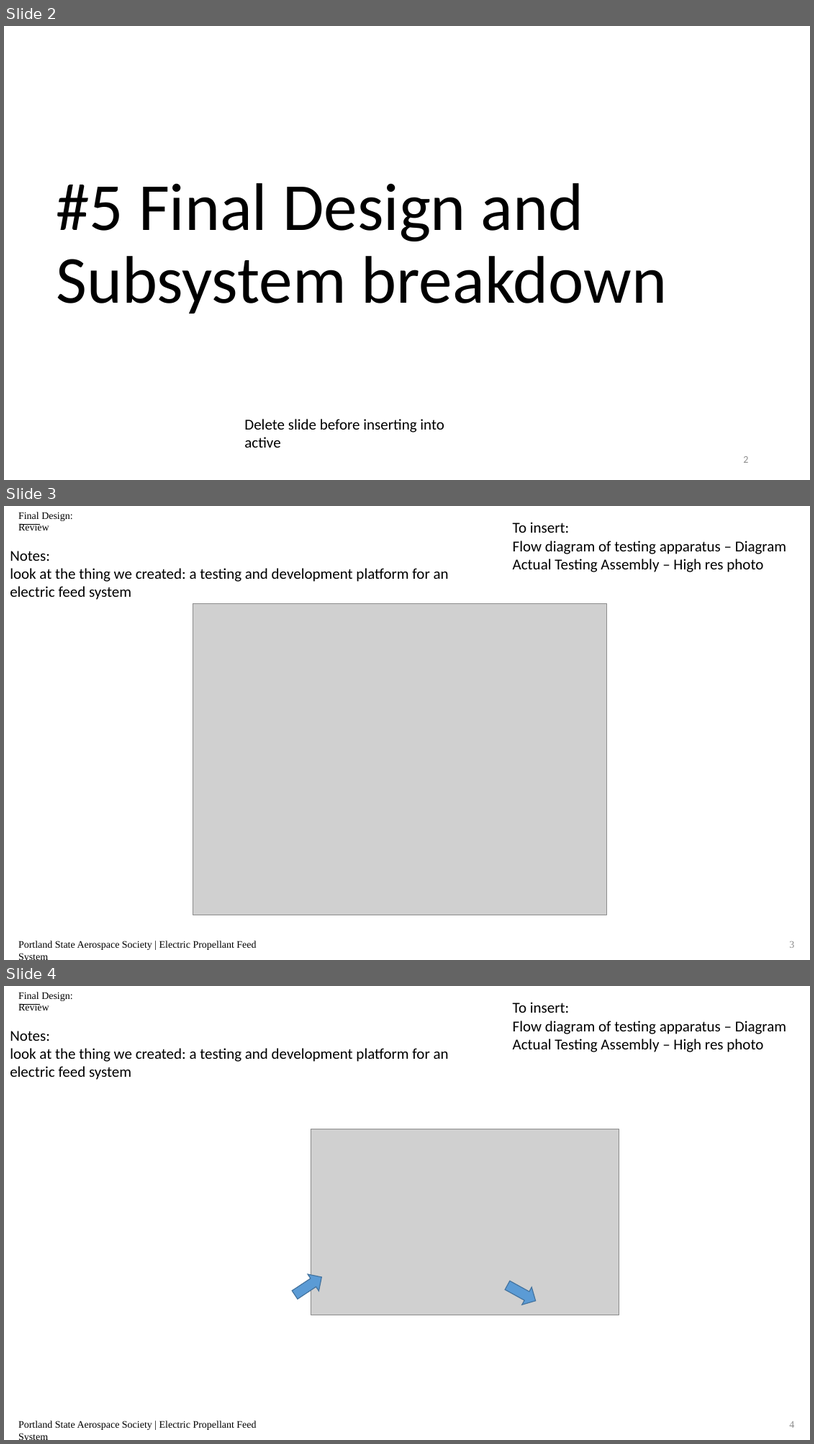
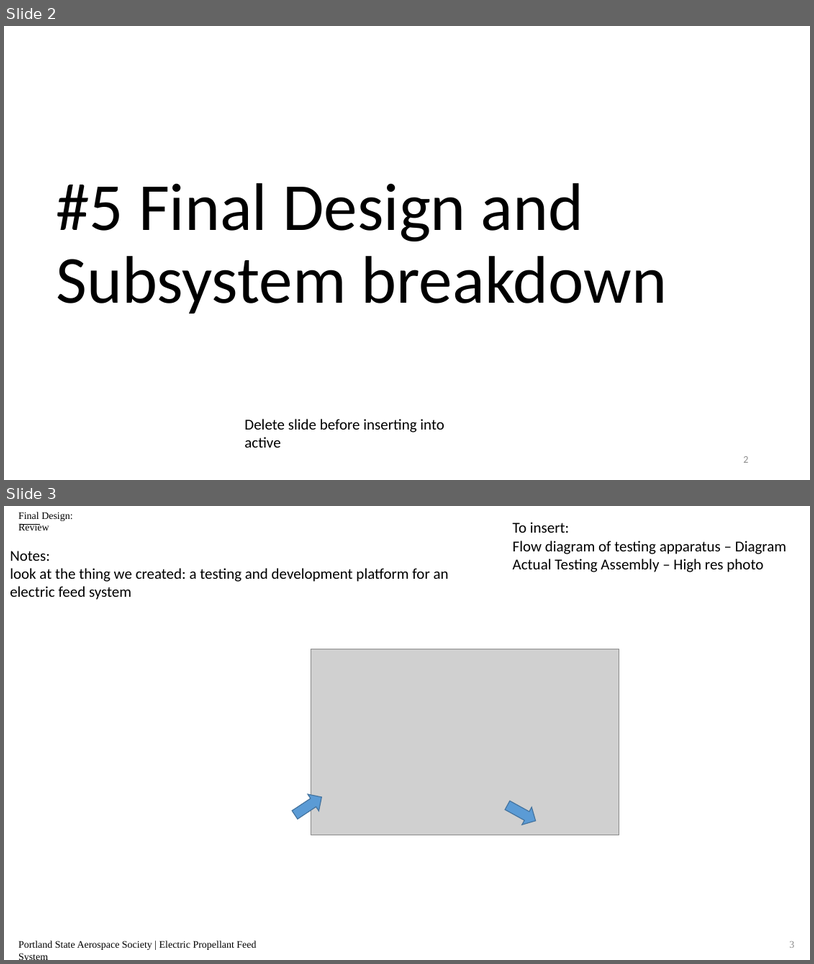
Before and after one commit to psas/electric-feed-system-prototype, a slide deck: Docs/Presentations/Slides/#5 design and subsystems.pptx. Shown one above the other, each under a label of ours: slides 2, 3 and 4 before the commit, slides 2 and 3 after it. The pictures are 814x1444 and 814x964 pixels, drawn with LibreOffice and Linux fonts; fonts in the diff are those of the drawing; grey boxes stand for pictures. Boxes give left, top, right and bottom in pixels: in the first picture for what was removed or moved away, otherwise in the second. Text is boxed around its words. In the diff, an @@ line names an element or a change of style, - is before the commit and + after.

```diff
--- a/Docs/Presentations/Slides/#5 design and subsystems.pptx
+++ b/Docs/Presentations/Slides/#5 design and subsystems.pptx
@@ slide 3 removed at <box>4,506,810,960</box>, background #FFFFFF @@
@@ text removed at <box>18,512,72,530</box> @@
-Final Design: Review
@@ line removed from (20, 524) to (40, 524) @@
@@ text removed at <box>513,522,787,572</box> @@
-To insert:
-Flow diagram of testing apparatus – Diagram
-Actual Testing Assembly – High res photo
@@ text removed at <box>10,551,449,600</box> @@
-Notes:
-look at the thing we created: a testing and development platform for an electric feed system
@@ picture removed at <box>193,604,607,915</box> @@
@@ text removed at <box>18,940,256,950</box> @@
-Portland State Aerospace Society | Electric Propellant Feed System
@@ page number removed at <box>790,941,795,947</box> @@
-3
@@ what was slide 4 is now slide 3 @@
@@ page number at <box>790,941,795,947</box>: text changed @@
-4
+3
```
Also in this commit, not shown: 1 slide changed, 2 other files.
